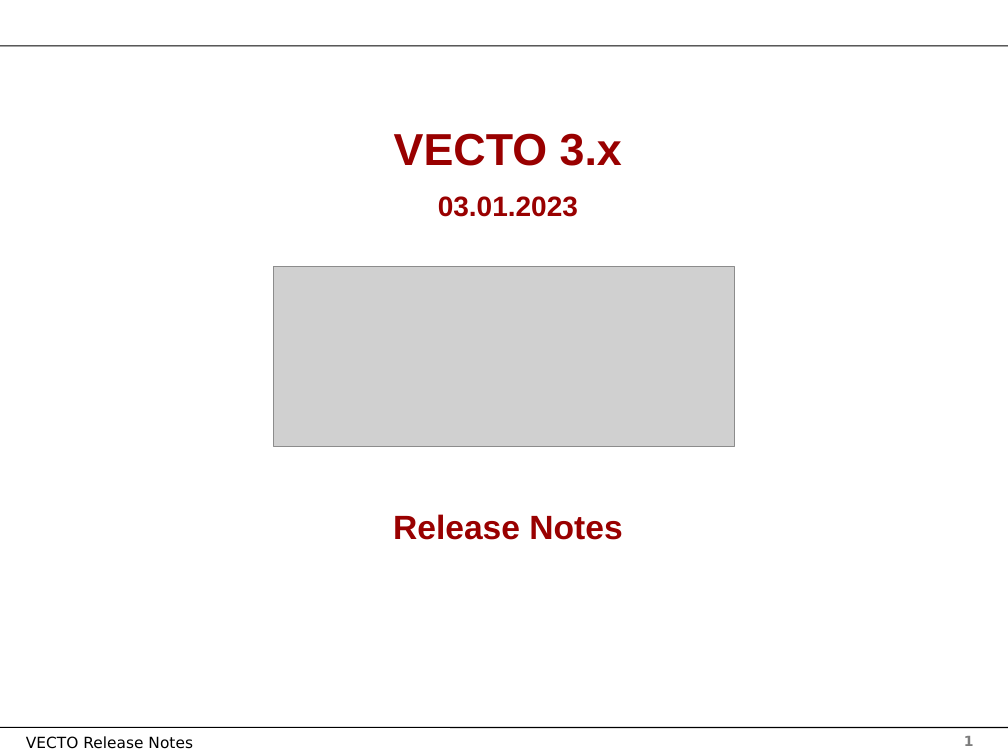
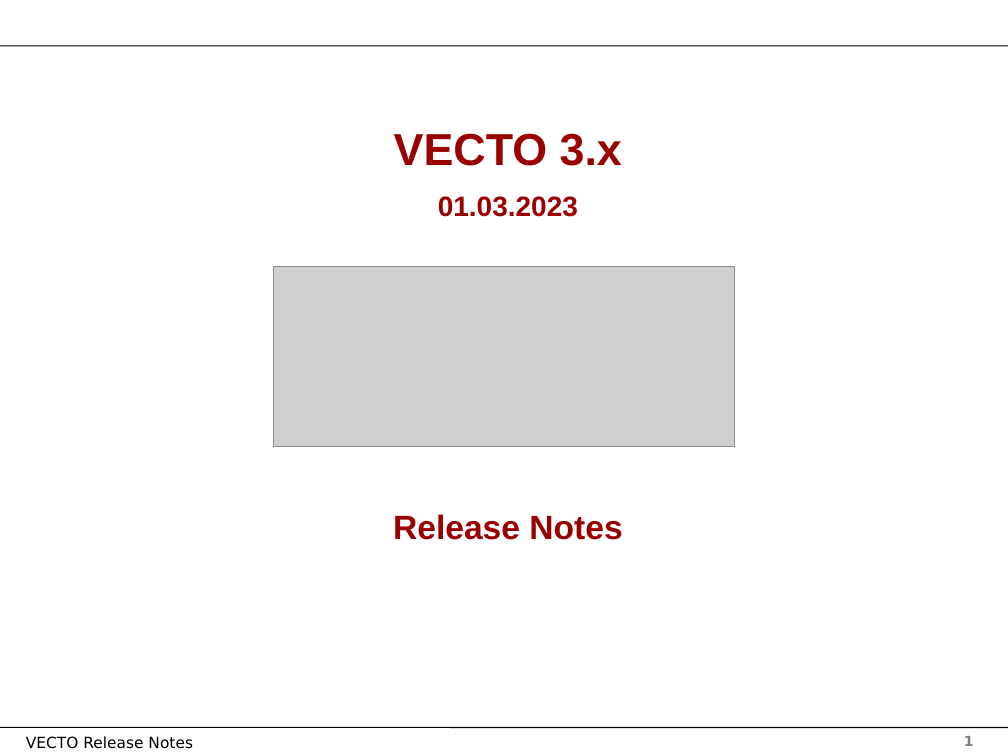
Before and after one commit to mohgsaad-art/VECTO, a slide deck: slide 1 of Documentation/User Manual Source/Release Notes Vecto3.x.pptx. Drawn at 1008x756 pixels with LibreOffice and Linux fonts; fonts in the diff are those of the drawing; grey boxes stand for pictures; background and template pictures are left out. Boxes give left, top, right and bottom in pixels: in the first picture for what was removed or moved away, otherwise in the second. Text is boxed around its words. In the diff, an @@ line names an element or a change of style, - is before the commit and + after.

```diff
--- a/Documentation/User Manual Source/Release Notes Vecto3.x.pptx
+++ b/Documentation/User Manual Source/Release Notes Vecto3.x.pptx
@@ text at [438, 196, 578, 217]: text changed @@
-03.01.2023
+01.03.2023
```
Also in this commit, not shown: 1 slide added, 10 other files.
